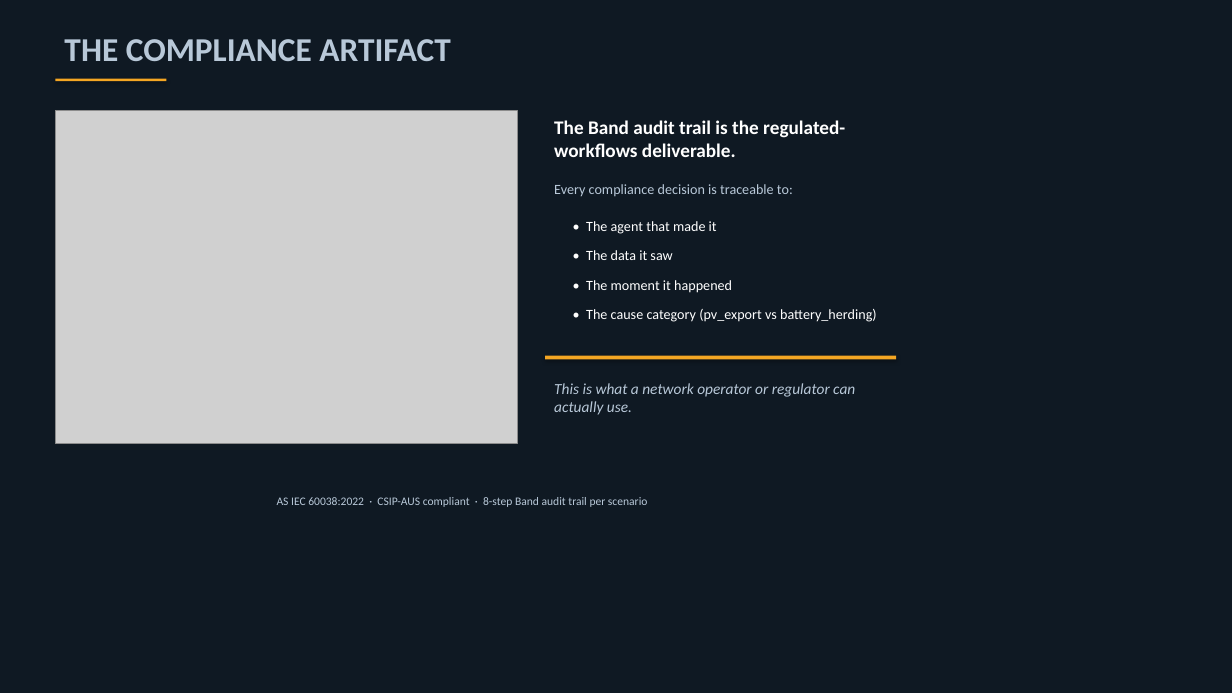
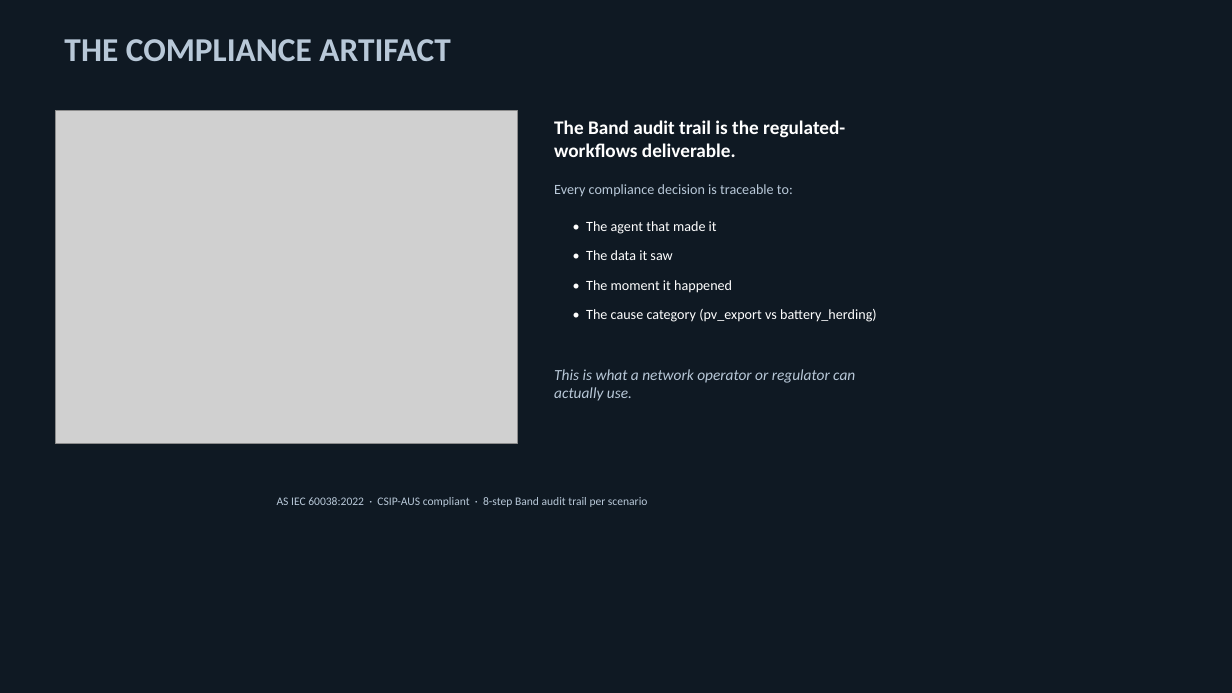
Before and after one commit to dexflex66/gridai, a slide deck: slide 8 of submission/gridai_lablab_band_of_agents_2026/assets/gridai_pitch_deck.pptx. Drawn at 1232x693 pixels with LibreOffice and Linux fonts; fonts in the diff are those of the drawing; grey boxes stand for pictures. Boxes give left, top, right and bottom in pixels: in the first picture for what was removed or moved away, otherwise in the second. Text is boxed around its words. In the diff, an @@ line names an element or a change of style, - is before the commit and + after.

```diff
--- a/submission/gridai_lablab_band_of_agents_2026/assets/gridai_pitch_deck.pptx
+++ b/submission/gridai_lablab_band_of_agents_2026/assets/gridai_pitch_deck.pptx
@@ rectangle removed at <box>55,79,166,81</box> @@
@@ rectangle removed at <box>545,356,897,360</box> @@
@@ text "This is what a network ...": place and size @@
-text "This is what a network ..." at <box>554,383,855,415</box>
+text "This is what a network ..." at <box>554,369,855,401</box>
```
Also in this commit, not shown: 9 other slides changed, 2 other files.
